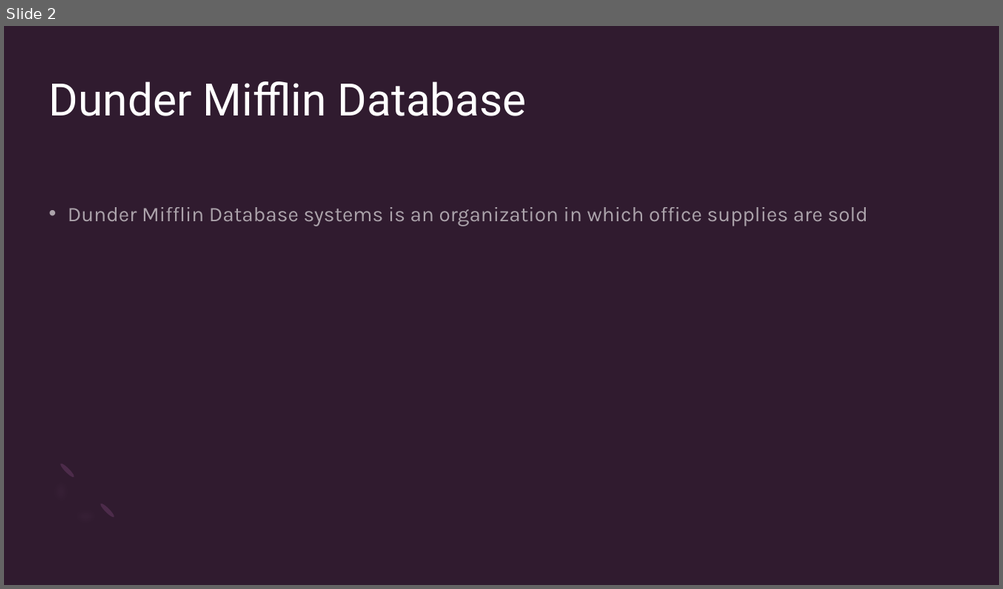
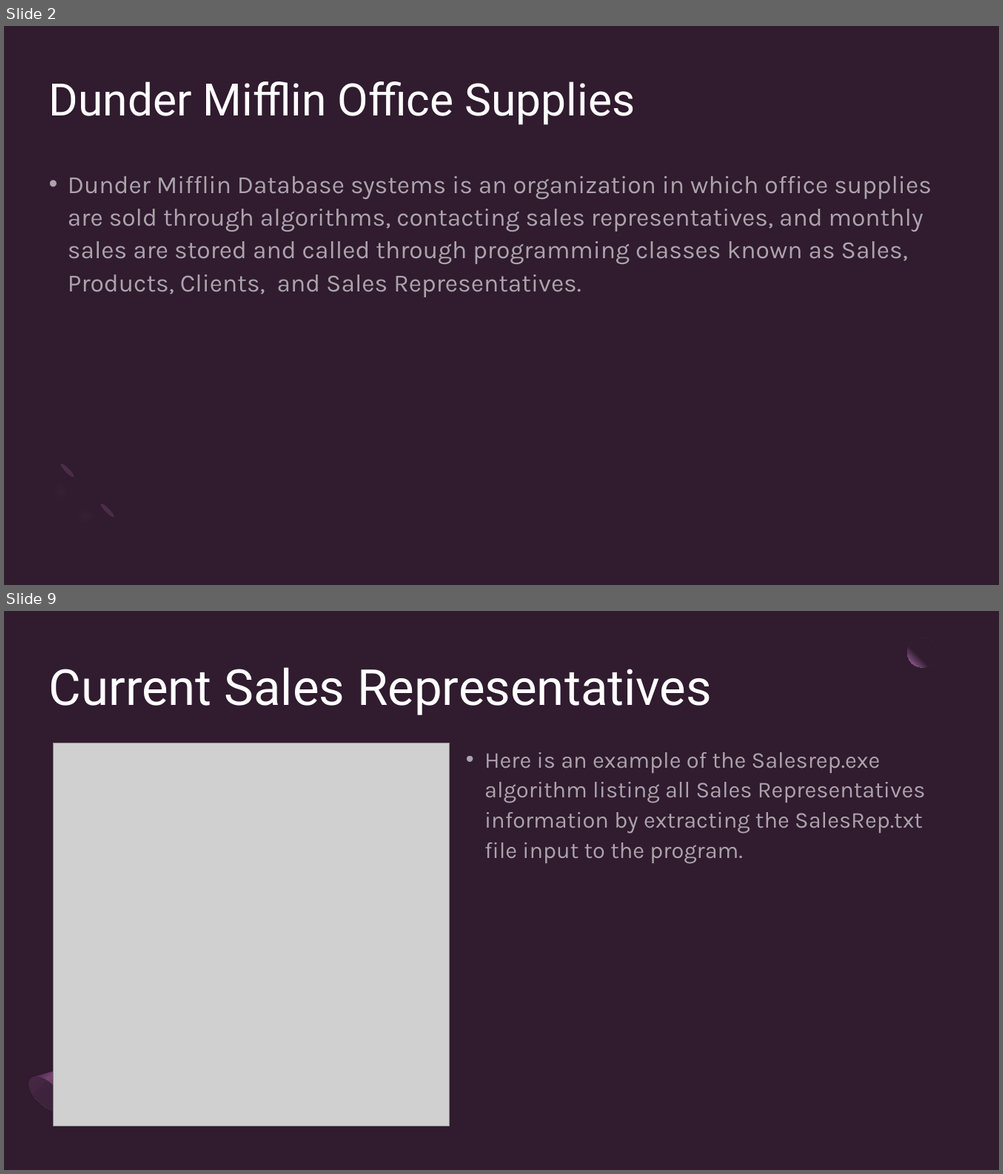
Before and after one commit to rgtz18/Group4Project, a slide deck: COSC 1437 - Final Project PPT Presentation.pptx. Shown one above the other, each under a label of ours: slide 2 before the commit, slides 2 and 9 after it; the slides between them are not shown. The pictures are 1003x589 and 1003x1174 pixels, drawn with LibreOffice and Linux fonts; fonts in the diff are those of the drawing; grey boxes stand for pictures. Boxes give left, top, right and bottom in pixels: in the first picture for what was removed or moved away, otherwise in the second. Text is boxed around its words. In the diff, an @@ line names an element or a change of style, - is before the commit and + after.

```diff
--- a/COSC 1437 - Final Project PPT Presentation.pptx
+++ b/COSC 1437 - Final Project PPT Presentation.pptx
@@ slide 9 added at (4,611,999,1170), background #301B2F @@
@@ ellipse added at (908,638,936,667), fill gradient #301B2F to #B174AE @@
@@ title added at (49,667,711,715), 48 pt, text #FFFFFF @@
+Current Sales Representatives
@@ picture added at (54,743,449,1127) @@
@@ text added at (484,752,925,863), 22 pt, text #FFFFFF at 60% opacity @@
+• Here is an example of the Salesrep.exe algorithm listing all Sales Representatives information by extracting the SalesRep.txt file input to the program.
@@ freeform shape added at (22,1051,91,1118), fill gradient #4C2B4A to #764273 to #301B2F @@
@@ ellipse added at (23,1071,70,1119), fill gradient #3E233D to #4C2B4A @@
@@ slide 2 changed as well @@
@@ title at (49,82,635,125): text changed @@
-Dunder Mifflin Database
+Dunder Mifflin Office Supplies
@@ text at (68,176,931,298): text changed; size 20 to 24 pt @@
-• Dunder Mifflin Database systems is an organization in which office supplies are sold
+• Dunder Mifflin Database systems is an organization in which office supplies are sold through algorithms, contacting sales representatives, and monthly sales are stored and called through programming classes known as Sales, Products, Clients, and Sales Representatives.
```
Also in this commit, not shown: 1 other slide changed, 11 other slides added, 5 slides removed.
